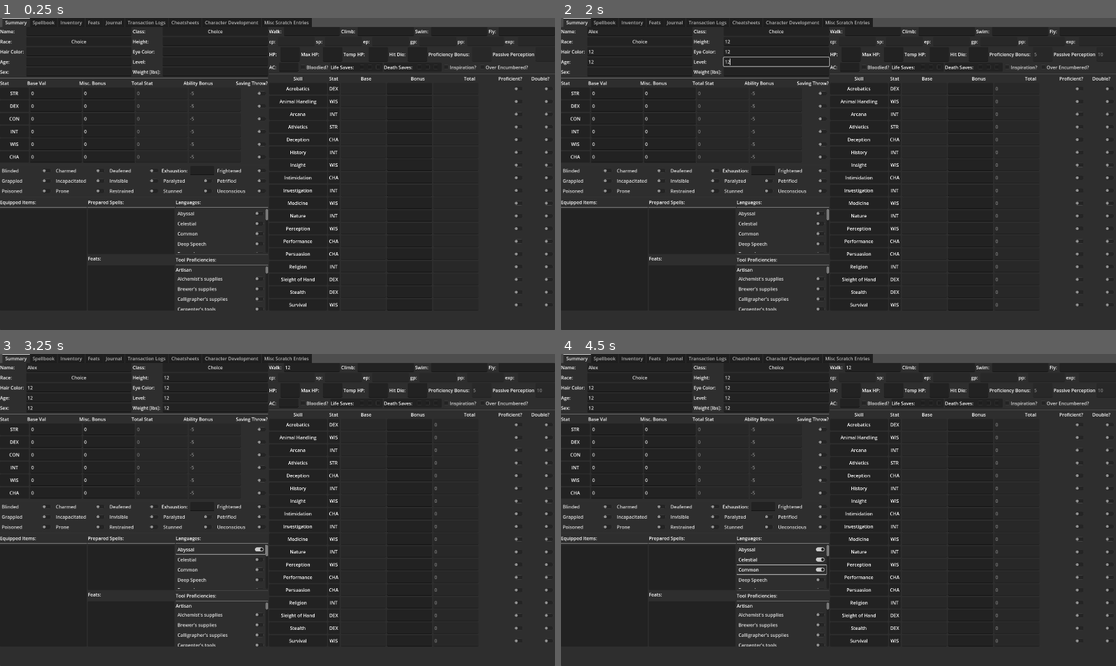
Above: before the commit, frames 1-4 (two rows, left to right).
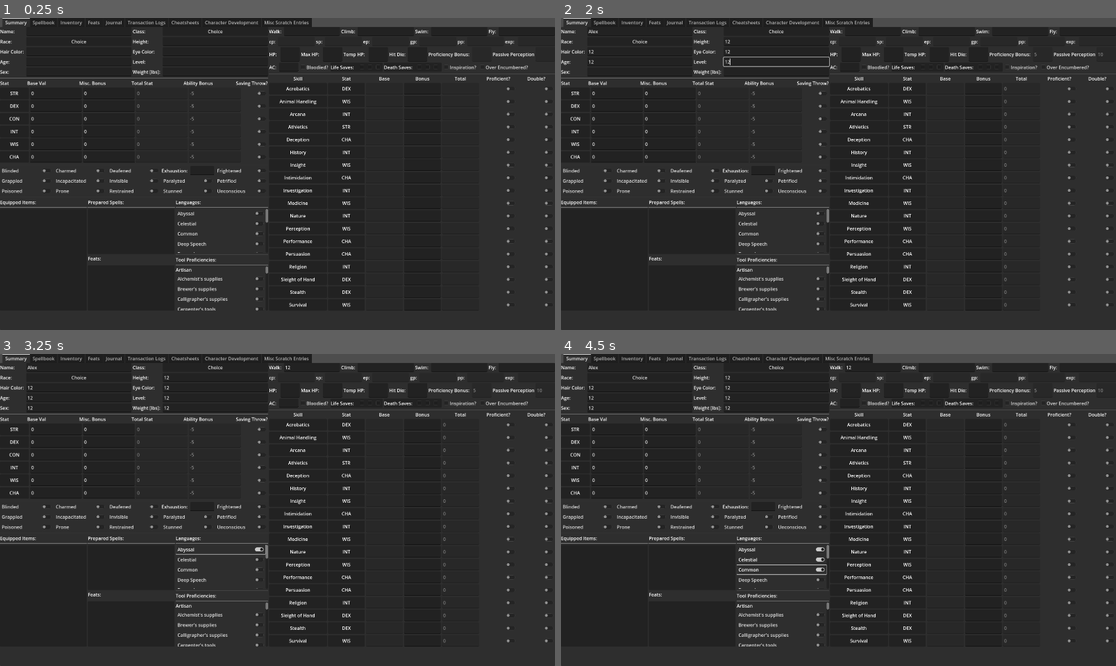
Above: after the commit, the same moments.

Repository: ChemistryMickey/DnD5e-Godot-CharacterSheet
Game: Godot game, scene res://src/UI/CharacterSheet.tscn
Same seed, same stepped clock (60 frames per second), same inputs: the game is played once before the commit and once after it.
Inputs (mouse positions are in pixels of both pictures, inside the frame that each line leads up to):
- Up to frame 1 (0.25 s): no input
- Up to frame 2 (2 s): click (638, 30) at 0.52 s; type "Alex" at 0.6 s; click (777, 42) at 0.75 s; type "12" at 0.83 s; click (638, 52) at 0.98 s; type "12" at 1.07 s; click (777, 52) at 1.27 s; type "12" at 1.35 s; click (638, 61) at 1.5 s; type "12" at 1.58 s; click (777, 61) at 1.73 s; type "12" at 1.82 s
- Up to frame 3 (3.25 s): click (77, 407) at 2.02 s; type "12" at 2.1 s; click (216, 407) at 2.25 s; type "12" at 2.33 s; click (310, 366) at 2.48 s; type "12" at 2.57 s; click "Abyssal" at 2.75 s
- Up to frame 4 (4.5 s): click "Celestial" at 3.5 s; click "Common" at 4.25 s

The runs differ from the first frame. In frame 1, 0.8% of the frame differs, in the area x 47-99%, y 18-94%; in frame 2, 0.9%; in frame 3, 0.9%; in frame 4, 0.9%.
Error after the commit: Parse Error: Preload file "res://src/UI/CharacterSheetSubpages/CharacterDevelopment/NPC_entry.tscn" does not exist. (res://src/UI/CharacterSheetSubpages/Charac…

Commit message:
Updated NPCs logging

Diff:
--- a/Load Character.gd
+++ /dev/null
@@ -1,26 +0,0 @@
-@tool
-extends Control
-
-@onready var animation_player = $AnimationPlayer
-
-@export var next_scene_path = "" # (String, FILE)
-@export (String) var button_help = ""
-@export (bool) var use_scene_changer = false
-
-func _get_configuration_warnings() -> String:
-	return "Next scene path must be set!" if next_scene_path == "" else ""
-
-func _on_ChangeSceneButton_mouse_entered() -> void:
-	Signals.emit_signal("Button_Hover", button_help)
-	animation_player.play("selected")
-
-func _on_ChangeSceneButton_mouse_exited() -> void:
-	Signals.emit_signal("Button_Hover", "")
-	animation_player.play("RESET")
-
-func _on_ChangeSceneButton_button_up() -> void:
-	if use_scene_changer:
-		SceneChanger.change_scene_to_file(next_scene_path, 0)
-	else:
-		assert(get_tree().change_scene_to_file(next_scene_path) == OK)
-	Signals.emit_signal("open_load_dialogue")
--- a/MainSplash.tscn
+++ b/MainSplash.tscn
@@ -1,9 +1,30 @@
-[gd_scene load_steps=8 format=3 uid="uid://dcnip4b6a6ft0"]
+[gd_scene load_steps=8 format=3 uid="uid://xkqhjwya6ilc"]
 
 [ext_resource type="PackedScene" path="res://src/UI/CommonComponents/ChangeSceneButton.tscn" id="1"]
 [ext_resource type="Theme" uid="uid://dy02d6hmsrf8w" path="res://src/UI/Fonts/new_theme.tres" id="2"]
 [ext_resource type="Texture2D" uid="uid://df5xjdlqlqqdx" path="res://icon.png" id="3"]
-[ext_resource type="Script" path="res://Quit.gd" id="4"]
+
+[sub_resource type="GDScript" id="GDScript_2g5ol"]
+script/source = "@tool
+extends Control
+
+@onready var animation_player = $AnimationPlayer
+
+@export var next_scene_path = \"\" # (String, FILE)
+@export var button_help: String = \"\"
+@export var use_scene_changer: bool = false
+
+func _on_ChangeSceneButton_mouse_entered() -> void:
+	Signals.emit_signal(\"Button_Hover\", button_help)
+	animation_player.play(\"selected\")
+
+func _on_ChangeSceneButton_mouse_exited() -> void:
+	Signals.emit_signal(\"Button_Hover\", \"\")
+	animation_player.play(\"RESET\")
+
+func _on_Quit_button_up() -> void:
+	get_tree().quit()
+"
 
 [sub_resource type="Animation" id="1"]
 length = 0.001
@@ -46,6 +67,8 @@
 anchors_preset = 15
 anchor_right = 1.0
 anchor_bottom = 1.0
+grow_horizontal = 2
+grow_vertical = 2
 theme = ExtResource("2")
 
 [node name="VBoxContainer" type="VBoxContainer" parent="."]
@@ -83,7 +106,7 @@
 layout_mode = 2
 text = "Quit"
 icon = ExtResource("3")
-script = ExtResource("4")
+script = SubResource("GDScript_2g5ol")
 
 [node name="AnimationPlayer" type="AnimationPlayer" parent="VBoxContainer/Quit"]
 libraries = {
--- a/Quit.gd
+++ /dev/null
@@ -1,19 +0,0 @@
-@tool
-extends Control
-
-@onready var animation_player = $AnimationPlayer
-
-@export var next_scene_path = "" # (String, FILE)
-@export (String) var button_help = ""
-@export (bool) var use_scene_changer = false
-
-func _on_ChangeSceneButton_mouse_entered() -> void:
-	Signals.emit_signal("Button_Hover", button_help)
-	animation_player.play("selected")
-
-func _on_ChangeSceneButton_mouse_exited() -> void:
-	Signals.emit_signal("Button_Hover", "")
-	animation_player.play("RESET")
-
-func _on_Quit_button_up() -> void:
-	get_tree().quit()
--- a/databases/languages.json
+++ b/databases/languages.json
@@ -1,82 +1,66 @@
 {
-   "Common": {
-      "Typical Speakers": "Humans",
-      "Script": "Common"
-   },
-   "Dwarvish": {
-      "Typical Speakers": "Dwarves",
-      "Script": "Dwarvish"
-   },
-   "Elvish": {
-      "Typical Speakers": "Elves",
-      "Script": "Elvish"
-   },
-   "Giant": {
-      "Typical Speakers": "Ogres, Giants",
-      "Script": "Dwarvish"
-   },
-   "Gnomish": {
-      "Typical Speakers": "Gnomes",
-      "Script": "Dwarvish"
-   },
-   "Goblin": {
-      "Typical Speakers": "Goblinoids",
-      "Script": "Dwarvish"
-   },
-   "Halfling": {
-      "Typical Speakers": "Halflings, Rabbitfolk",
-      "Script": "Common"
-   },
-   "Orc": {
-      "Typical Speakers": "Orcs",
-      "Script": "Dwarvish"
-   },
-   "Abyssal": {
-      "Typical Speakers": "Demons",
-      "Script": "Infernal"
-   },
-   "Celestial": {
-      "Typical Speakers": "Celestials",
-      "Script": "Celestial"
-   },
-   "Draconic": {
-      "Typical Speakers": "Dragons, Dragonborn",
-      "Script": "Draconic"
-   },
-   "Deep Speech": {
-      "Typical Speakers": "Aboleths, Cloakers",
-      "Script": "None"
-   },
-   "Infernal": {
-      "Typical Speakers": "Devils",
-      "Script": "Infernal"
-   },
-   "Primordial": {
-      "Typical Speakers": "Elementals",
-      "Script": "Dwarvish"
-   },
-   "Sylvan": {
-      "Typical Speakers": "Fey Creatures",
-      "Script": "Elvish"
-   },
-   "Undercommon": {
-      "Typical Speakers": "Underworld Traders",
-      "Script": "Elvish"
-   },
-   "Sylic": {
-      "Typical Speakers": "",
-      "Script": ""
-   },
-   "Xholgesh": {
-      "Typical Speakers": "Orcs",
-      "Script": "Dwercant"
-   },
-   "Dwercant": {
-      "Typical Speakers": "Dwarves, Common of the Realm",
-      "Script": "Dwercant"
-   },
-   "Thite": {
-      "Typical Speakers": "",
-      "Script": ""
-   }
+    "Common": {
+        "Typical Speakers": "Humans",
+        "Script": "Common"
+    },
+    "Dwarvish": {
+        "Typical Speakers": "Dwarves",
+        "Script": "Dwarvish"
+    },
+    "Elvish": {
+        "Typical Speakers": "Elves",
+        "Script": "Elvish"
+    },
+    "Giant": {
+        "Typical Speakers": "Ogres, Giants",
+        "Script": "Dwarvish"
+    },
+    "Gnomish": {
+        "Typical Speakers": "Gnomes",
+        "Script": "Dwarvish"
+    },
+    "Goblin": {
+        "Typical Speakers": "Goblinoids",
+        "Script": "Dwarvish"
+    },
+    "Halfling": {
+        "Typical Speakers": "Halflings, Rabbitfolk",
+        "Script": "Common"
+    },
+    "Orc": {
+        "Typical Speakers": "Orcs",
+        "Script": "Dwarvish"
+    },
+    "Abyssal": {
+        "Typical Speakers": "Demons",
+        "Script": "Infernal"
+    },
+    "Celestial": {
+        "Typical Speakers": "Celestials",
+        "Script": "Celestial"
+    },
+    "Draconic": {
+        "Typical Speakers": "Dragons, Dragonborn",
+        "Script": "Draconic"
+    },
+    "Deep Speech": {
+        "Typical Speakers": "Aboleths, Cloakers",
+        "Script": "None"
+    },
+    "Infernal": {
+        "Typical Speakers": "Devils",
+        "Script": "Infernal"
+    },
+    "Primordial": {
+        "Typical Speakers": "Elementals",
+        "Script": "Dwarvish"
+    },
+    "Sylvan": {
+        "Typical Speakers": "Fey Creatures",
+        "Script": "Elvish"
+    },
+    "Undercommon": {
+        "Typical Speakers": "Underworld Traders",
+        "Script": "Elvish"
+    }
 }
--- a/project.godot
+++ b/project.godot
@@ -33,6 +33,10 @@
 window/size/viewport_width=1920
 window/size/viewport_height=1080
 window/size/fullscreen=true
+
+[filesystem]
+
+import/blender/enabled=false
 
 [gui]
 
--- a/src/Autoload/DatabaseLoader.gd
+++ b/src/Autoload/DatabaseLoader.gd
@@ -32,23 +32,30 @@
 func load_jsons():
 	var json_raw_strs = []
 	var filenames = []
-	var dir = DirAccess.open("res://databases/")
+	var dir = DirAccess.open("res://databases/").get_files()
 	if dir:
-		dir.list_dir_begin() # TODOGODOT4 fill missing arguments https://github.com/godotengine/godot/pull/40547
-		var cur_file = dir.get_next()
-
-		while cur_file != "":
-			var file = FileAccess.open("res://databases/%s" % cur_file, FileAccess.READ)
-			var contents = file.get_as_text()
-			file.close()
+		for cur_file in dir:
+			var contents = FileAccess.open("res://databases/%s" % cur_file, FileAccess.READ).get_as_text()
 			json_raw_strs.append(contents)
-
 			filenames.append(cur_file.split('.')[0])
-			cur_file = dir.get_next()
 
 	for idx in range(filenames.size()):
 		var test_json_conv = JSON.parse_string(json_raw_strs[idx])
 		json_dicts[filenames[idx]] = test_json_conv
+
+	# Now for the custom databases
+	json_raw_strs = []
+	filenames = []
+	dir = DirAccess.open("res://custom-databases/").get_files()
+	if dir:
+		for cur_file in dir:
+			var contents = FileAccess.open("res://custom-databases/%s" % cur_file, FileAccess.READ).get_as_text()
+			json_raw_strs.append(contents)
+			filenames.append(cur_file.split('.')[0])
+
+	for idx in range(filenames.size()):
+		var test_json_conv = JSON.parse_string(json_raw_strs[idx])
+		json_dicts[filenames[idx]].merge(test_json_conv)
 
 func parse_table(table_dict : Dictionary, depth : int = 0) -> String:
 	var tab_str = determine_num_tabs(table_dict)
--- a/src/UI/CharacterSheet.gd
+++ b/src/UI/CharacterSheet.gd
@@ -9,7 +9,7 @@
 
 var sheet_dict : Dictionary
 
-func _input(event: InputEvent) -> void:
+func _shortcut_input(event: InputEvent) -> void:
 	if event.is_action_pressed("save"):
 		save_current_sheet()
 	if event.is_action_pressed("save_as"):
--- a/src/UI/CharacterSheetSubpages/CharacterDevelopment/Character Development.gd
+++ b/src/UI/CharacterSheetSubpages/CharacterDevelopment/Character Development.gd
@@ -1,17 +1,63 @@
 extends HBoxContainer
+
+var NPC_line = preload("res://src/UI/CharacterSheetSubpages/CharacterDevelopment/NPC_entry.tscn")
 
 func save():
 	var save_dict = {
 		"Backstory" : $Left/Backstory.text,
 		"Personality" : $Left/Personality.text,
 		"Motivation" : $Left/Motivation.text,
-		"Friends and Contacts" : $Right/Contacts.text
+		"NPCs": {}
 	}
+	for child in $Right/NPC_scroll/NPCs.get_children():
+		if child is NPC_entry:
+			save_dict["NPCs"][child.NPC_name] = child.save()
 	return save_dict
 
 func load_sheet(save_dict):
 	$Left/Backstory.text = save_dict["Backstory"]
 	$Left/Personality.text = save_dict["Personality"]
 	$Left/Motivation.text = save_dict["Motivation"]
-	if save_dict.has("Friends and Contacts"):
-		$Right/Contacts.text = save_dict["Friends and Contacts"]
+
+	for NPC in save_dict["NPCs"].keys():
+		var new_npc: NPC_entry = NPC_line.instantiate()
+		new_npc.load_save(NPC, save_dict["NPCs"][NPC])
+		$Right/NPC_scroll/NPCs.add_child(new_npc)
+
+#========================================
+class NPC_sorter:
+	static func sort_by_name(a, b):
+		if a.NPC_name < b.NPC_name:
+			return true
+		return false
+	static func sort_by_where(a, b):
+		if a.where < b.where:
+			return true
+		return false
+
+func _on_sort_np_cs_button_up():
+	var children = $Right/NPC_scroll/NPCs.get_children()
+	for child in children:
+		$Right/NPC_scroll/NPCs.remove_child(child)
+
+	children.sort_custom(NPC_sorter.sort_by_name)
+	for child in children:
+		$Right/NPC_scroll/NPCs.add_child(child)
+
+func _on_add_npc_button_up():
+	$Right/NPC_scroll/NPCs.add_child(NPC_line.instantiate())
+
+func _on_remove_np_cs_button_up():
+	for child in $Right/NPC_scroll/NPCs.get_children():
+		if child is NPC_entry:
+			if child.selected_for_delete:
+				child.queue_free()
+
+func _on_sort_where_np_cs_button_up():
+	var children = $Right/NPC_scroll/NPCs.get_children()
+	for child in children:
+		$Right/NPC_scroll/NPCs.remove_child(child)
+
+	children.sort_custom(NPC_sorter.sort_by_where)
+	for child in children:
+		$Right/NPC_scroll/NPCs.add_child(child)
--- a/src/UI/CharacterSheetSubpages/CharacterDevelopment/Character Development.tscn
+++ b/src/UI/CharacterSheetSubpages/CharacterDevelopment/Character Development.tscn
@@ -58,14 +58,40 @@
 [node name="HSeparator3" type="HSeparator" parent="Right"]
 layout_mode = 2
 
-[node name="Label3" type="Label" parent="Right"]
+[node name="HBoxContainer" type="HBoxContainer" parent="Right"]
 layout_mode = 2
-text = "Friends/Contacts:"
 
-[node name="Contacts" type="TextEdit" parent="Right"]
+[node name="Label3" type="Label" parent="Right/HBoxContainer"]
+layout_mode = 2
+size_flags_horizontal = 3
+size_flags_vertical = 1
+text = "NPCs:"
+
+[node name="AddNPC" type="Button" parent="Right/HBoxContainer"]
+layout_mode = 2
+size_flags_horizontal = 8
+text = "   +   "
+
+[node name="RemoveNPCs" type="Button" parent="Right/HBoxContainer"]
+layout_mode = 2
+text = "Remove Selected"
+
+[node name="SortNPCs" type="Button" parent="Right/HBoxContainer"]
+layout_mode = 2
+text = "Sort by Name"
+
+[node name="SortWhereNPCs" type="Button" parent="Right/HBoxContainer"]
+layout_mode = 2
+text = "Sort by Where"
+
+[node name="NPC_scroll" type="ScrollContainer" parent="Right"]
 layout_mode = 2
 size_flags_vertical = 3
-wrap_mode = 1
+
+[node name="NPCs" type="VBoxContainer" parent="Right/NPC_scroll"]
+layout_mode = 2
+size_flags_horizontal = 3
+size_flags_vertical = 3
 
 [node name="HSeparator4" type="HSeparator" parent="Right"]
 layout_mode = 2
@@ -89,4 +115,8 @@
 wrap_mode = 1
 script = ExtResource("4")
 
+[connection signal="button_up" from="Right/HBoxContainer/AddNPC" to="." method="_on_add_npc_button_up"]
+[connection signal="button_up" from="Right/HBoxContainer/RemoveNPCs" to="." method="_on_remove_np_cs_button_up"]
+[connection signal="button_up" from="Right/HBoxContainer/SortNPCs" to="." method="_on_sort_np_cs_button_up"]
+[connection signal="button_up" from="Right/HBoxContainer/SortWhereNPCs" to="." method="_on_sort_where_np_cs_button_up"]
 [connection signal="item_selected" from="Right/BackgroundBanner/OptionButton" to="Right/BackgroundBanner" method="_on_OptionButton_item_selected"]
--- a/src/UI/CharacterSheetSubpages/Inventory/DatabaseTabs.gd
+++ b/src/UI/CharacterSheetSubpages/Inventory/DatabaseTabs.gd
@@ -42,7 +42,7 @@
 			for info in dict_entry:
 				if info != "Contents":
 					var info_line = label_edit_couple.instantiate()
-					info_line.set_props("%s: " % info, String(dict_entry[info]))
+					info_line.set_props("%s: " % info, str(dict_entry[info]))
 					info_box.add_child(info_line)
 				else:
 					for idx in dict_entry["Contents"].size():
--- a/src/UI/CharacterSheetSubpages/Spellbook/Spellbook.gd
+++ b/src/UI/CharacterSheetSubpages/Spellbook/Spellbook.gd
@@ -19,7 +19,6 @@
 
 func _on_AllSpellsButton_button_up() -> void:
 	$AllSpellsDialogue.popup_centered(Vector2(-0.5, 0))
-	pass # Replace with function body.
 
 func _on_ItemList_item_activated(index: int) -> void:
 	var chosen_spell_str : String = class_spell_list.get_item_text(index).strip_edges()
--- a/src/UI/CharacterSheetSubpages/Spellbook/Spellbook.tscn
+++ b/src/UI/CharacterSheetSubpages/Spellbook/Spellbook.tscn
@@ -46,11 +46,11 @@
 selected = 0
 popup/item_0/text = "STR"
 popup/item_0/id = 0
-popup/item_1/text = "INT"
+popup/item_1/text = "DEX"
 popup/item_1/id = 1
-popup/item_2/text = "DEX"
+popup/item_2/text = "CON"
 popup/item_2/id = 2
-popup/item_3/text = "CON"
+popup/item_3/text = "INT"
 popup/item_3/id = 3
 popup/item_4/text = "WIS"
 popup/item_4/id = 4
@@ -90,6 +90,7 @@
 layout_mode = 2
 
 [node name="SpellSlotContainer" type="GridContainer" parent="TopMatter" groups=["Persist"]]
+custom_minimum_size = Vector2(800, 0)
 layout_mode = 2
 size_flags_horizontal = 4
 size_flags_vertical = 4
@@ -110,6 +111,7 @@
 
 [node name="LineEdit2" type="LineEdit" parent="TopMatter/SpellSlotContainer/1stLevel"]
 layout_mode = 2
+size_flags_horizontal = 3
 text = "/?"
 script = ExtResource("3")
 
@@ -127,6 +129,7 @@
 
 [node name="LineEdit2" type="LineEdit" parent="TopMatter/SpellSlotContainer/2ndLevel"]
 layout_mode = 2
+size_flags_horizontal = 3
 text = "/?"
 script = ExtResource("3")
 
@@ -144,6 +147,7 @@
 
 [node name="LineEdit2" type="LineEdit" parent="TopMatter/SpellSlotContainer/3rdLevel"]
 layout_mode = 2
+size_flags_horizontal = 3
 text = "/?"
 script = ExtResource("3")
 
@@ -161,6 +165,7 @@
 
 [node name="LineEdit2" type="LineEdit" parent="TopMatter/SpellSlotContainer/4thLevel"]
 layout_mode = 2
+size_flags_horizontal = 3
 text = "/?"
 script = ExtResource("3")
 
@@ -178,6 +183,7 @@
 
 [node name="LineEdit2" type="LineEdit" parent="TopMatter/SpellSlotContainer/5thLevel"]
 layout_mode = 2
+size_flags_horizontal = 3
 text = "/?"
 script = ExtResource("3")
 
@@ -195,6 +201,7 @@
 
 [node name="LineEdit2" type="LineEdit" parent="TopMatter/SpellSlotContainer/6thLevel"]
 layout_mode = 2
+size_flags_horizontal = 3
 text = "/?"
 script = ExtResource("3")
 
@@ -212,6 +219,7 @@
 
 [node name="LineEdit2" type="LineEdit" parent="TopMatter/SpellSlotContainer/7thLevel"]
 layout_mode = 2
+size_flags_horizontal = 3
 text = "/?"
 script = ExtResource("3")
 
@@ -229,6 +237,7 @@
 
 [node name="LineEdit2" type="LineEdit" parent="TopMatter/SpellSlotContainer/8thLevel"]
 layout_mode = 2
+size_flags_horizontal = 3
 text = "/?"
 script = ExtResource("3")
 
@@ -246,6 +255,7 @@
 
 [node name="LineEdit2" type="LineEdit" parent="TopMatter/SpellSlotContainer/9thLevel"]
 layout_mode = 2
+size_flags_horizontal = 3
 text = "/?"
 script = ExtResource("3")
 
--- a/src/UI/CharacterSheetSubpages/Summary/SkillBlock.tscn
+++ b/src/UI/CharacterSheetSubpages/Summary/SkillBlock.tscn
@@ -5,6 +5,8 @@
 [node name="SkillBlock" type="VBoxContainer"]
 offset_right = 40.0
 offset_bottom = 40.0
+size_flags_horizontal = 3
+size_flags_vertical = 3
 script = ExtResource("1")
 
 [node name="Labels" type="HBoxContainer" parent="."]
@@ -13,6 +15,7 @@
 [node name="Skill" type="Label" parent="Labels"]
 custom_minimum_size = Vector2(200, 0)
 layout_mode = 2
+size_flags_horizontal = 3
 text = "Skill"
 horizontal_alignment = 1
 vertical_alignment = 1
@@ -20,12 +23,13 @@
 [node name="Stat" type="Label" parent="Labels"]
 custom_minimum_size = Vector2(40, 0)
 layout_mode = 2
+size_flags_horizontal = 3
 text = "Stat"
 horizontal_alignment = 1
 vertical_alignment = 1
 
 [node name="Base" type="Label" parent="Labels"]
-custom_minimum_size = Vector2(69, 0)
+custom_minimum_size = Vector2(40, 0)
 layout_mode = 2
 size_flags_horizontal = 3
 text = "Base"
@@ -34,7 +38,7 @@
 clip_text = true
 
 [node name="Bonus" type="Label" parent="Labels"]
-custom_minimum_size = Vector2(69, 0)
+custom_minimum_size = Vector2(40, 0)
 layout_mode = 2
 size_flags_horizontal = 3
 text = "Bonus"
@@ -54,6 +58,7 @@
 [node name="Proficient" type="Label" parent="Labels"]
 custom_minimum_size = Vector2(100, 0)
 layout_mode = 2
+size_flags_horizontal = 3
 text = "Proficient?"
 horizontal_alignment = 1
 vertical_alignment = 1
@@ -61,6 +66,7 @@
 [node name="DoubleProf" type="Label" parent="Labels"]
 custom_minimum_size = Vector2(100, 0)
 layout_mode = 2
+size_flags_horizontal = 3
 text = "Double?"
 horizontal_alignment = 1
 vertical_alignment = 1
--- a/src/UI/CharacterSheetSubpages/Summary/SkillLine.tscn
+++ b/src/UI/CharacterSheetSubpages/Summary/SkillLine.tscn
@@ -11,6 +11,7 @@
 [node name="Panel" type="Panel" parent="."]
 custom_minimum_size = Vector2(200, 0)
 layout_mode = 2
+size_flags_horizontal = 3
 
 [node name="Skill" type="Label" parent="Panel"]
 custom_minimum_size = Vector2(110, 40)
@@ -30,10 +31,12 @@
 [node name="Panel2" type="Panel" parent="."]
 custom_minimum_size = Vector2(40, 0)
 layout_mode = 2
+size_flags_horizontal = 3
 
 [node name="Stat" type="Label" parent="Panel2"]
 custom_minimum_size = Vector2(40, 40)
-layout_mode = 0
+layout_mode = 1
+anchors_preset = 15
 anchor_right = 1.0
 anchor_bottom = 1.0
 text = "STR"
@@ -41,18 +44,18 @@
 vertical_alignment = 1
 
 [node name="BaseVal" type="LineEdit" parent="."]
-custom_minimum_size = Vector2(69, 40)
+custom_minimum_size = Vector2(40, 0)
 layout_mode = 2
 size_flags_horizontal = 3
 editable = false
 
 [node name="MiscBonus" type="LineEdit" parent="."]
-custom_minimum_size = Vector2(69, 40)
+custom_minimum_size = Vector2(40, 0)
 layout_mode = 2
 size_flags_horizontal = 3
 
 [node name="SkillBonus" type="LineEdit" parent="."]
-custom_minimum_size = Vector2(69, 40)
+custom_minimum_size = Vector2(40, 0)
 layout_mode = 2
 size_flags_horizontal = 3
 editable = false
@@ -66,6 +69,7 @@
 [node name="DoubleProficient" type="CheckButton" parent="."]
 custom_minimum_size = Vector2(100, 40)
 layout_mode = 2
+size_flags_horizontal = 3
 
 [connection signal="text_changed" from="MiscBonus" to="." method="_on_MiscBonus_text_changed"]
 [connection signal="button_up" from="Proficient" to="." method="_on_Proficient_button_up"]
--- a/src/UI/Fonts/new_theme.tres
+++ b/src/UI/Fonts/new_theme.tres
@@ -4,9 +4,6 @@
 
 [sub_resource type="FontFile" id="1"]
 fallbacks = Array[Font]([ExtResource("1")])
-face_index = null
-embolden = null
-transform = null
 cache/0/16/0/ascent = 0.0
 cache/0/16/0/descent = 0.0
 cache/0/16/0/underline_position = 0.0
